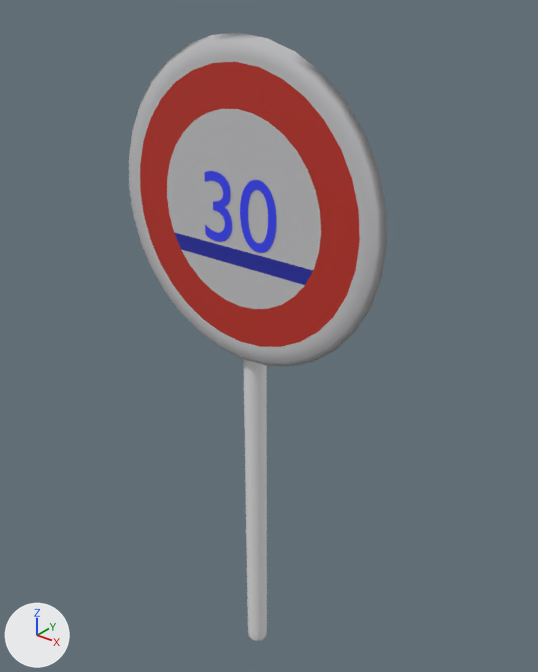
Two versions of the FBX model Assets/FBX/Min_sign.fbx, one commit apart.
One viewpoint serves both versions: a camera (50 mm lens) standing at (1.72, -2.18, 2.95) and looking at (-0.03, 0.01, 1.59). Lighting does not change. The marker at lower left points along +X, +Y and +Z. Where no turn or scale is listed for an object, it has been applied to the vertices. Vertices at the same position are counted once.

The first picture shows 'Pole.005', 'Sign_blue.004', 'Text.001'.
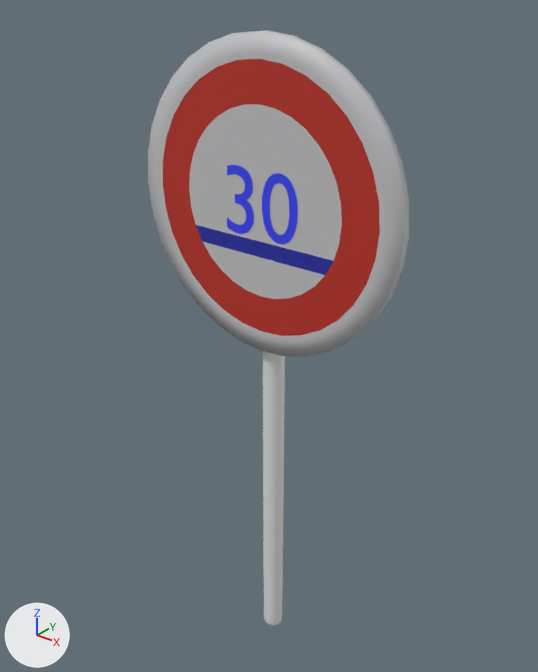
Where the newer file only moved an object's origin or applied its transform, the numbers keep the older frame.

Patch to the scene script:
```diff
--- a/Assets/FBX/Min_sign.fbx.py
+++ b/Assets/FBX/Min_sign.fbx.py
@@ me_text_001 @@
 # used by ob_text_001; location = (0.0, 0.0, 0.0); rotation_euler = (-3.142, 0.0, 0.0), in degrees (-180, 0, 0); scale = (0.01, 0.01, 0.01)
-me_text_001.from_pydata(...)  # 243 vertices, 241 faces; spans x -16.1..17.9, y 20.9, z -231.3..-205.0
+me_text_001.from_pydata(...)  # 403 vertices, 373 faces; spans x -59.2..61.4, y -60.6..60.0, z -4.1..0.4
+# me_text_001 part 2: the loose piece of 96 vertices spanning x 1.4..17.9, y 20.9, z -231.3..-205.0 is turned 90 degrees about the x axis through its middle, then moved by (0.7, -20.8, 218.5)
+# me_text_001 part 3: the loose piece of 147 vertices spanning x -16.1..-2.6, y 20.9, z -231.3..-205.0 is turned 90 degrees about the x axis through its middle, then moved by (0.7, -20.8, 218.5)
+# me_text_001 part 4: a new loose piece of 160 vertices spanning x -59.2..61.4, y -60.6..60.0, z -4.1..0.2
 me_text_001.materials.append(mat_number)
+me_text_001.materials.append(mat_sign_white)  # light grey #c8c8ca
+me_text_001.materials.append(mat_sign_red)  # red #c13327
+me_text_001.materials.append(mat_sign_blue)  # blue #262da7
@@ me_mesh @@
 me_mesh.from_pydata(...)  # 2820 vertices, 2816 faces; spans x -0.21..0.22, y -0.17..-0.08, z 0.0..2.6
 # used by ob_pole_005; location = (0.0, 0.0, 0.0)
+# me_mesh part 1: the whole mesh is moved by (0.0, 0.12, 0.0)
@@ ob_sign_blue_004 @@
-ob_sign_blue_004 = bpy.data.objects.new('Sign_blue.004', me_cylinder_016)
-ob_sign_blue_004.location = (0.0, 0.0, 0.0)
@@ ob_text_001 @@
 ob_text_001 = bpy.data.objects.new('Text.001', me_text_001)
-ob_text_001.location = (0.0, 0.0, 0.0)
-ob_text_001.rotation_euler = (-3.142, 0.0, 0.0)  # degrees (-180, 0, 0)
+ob_text_001.location = (-0.007, -0.082, 2.181)
+ob_text_001.rotation_euler = (1.571, 0.0, 0.0)  # degrees (90, 0, 0)
 ob_text_001.scale = (0.01, 0.01, 0.01)
```

What differs and where, as boxes [x1, y1, x2, y2] in the pictures (538 x 672 px; the box of a moved part takes in the faces that stretch with it):
'Text.001', reshaped, moved, turned
    before: [204, 171, 276, 253]
    after: [148, 30, 409, 357]
'Sign_blue.004', deleted
    before: [129, 33, 387, 367]
    faces in mat_sign_white (light grey #c8c8ca): [129, 33, 387, 367]
    faces in mat_sign_red (red #c13327): [140, 62, 360, 347]
    faces in mat_sign_blue (blue #262da7): [174, 232, 313, 285]
'Pole.005', mesh moved
    before: [243, 359, 267, 641]
    after: [263, 351, 285, 626]
part 2 of me_text_001, moved or reshaped
    before: [240, 180, 276, 253]
    after: [262, 173, 298, 244]
part 3 of me_text_001, moved or reshaped
    before: [204, 171, 232, 242]
    after: [227, 165, 254, 234]
part 4 of me_text_001, added
    after: [148, 30, 409, 357]
